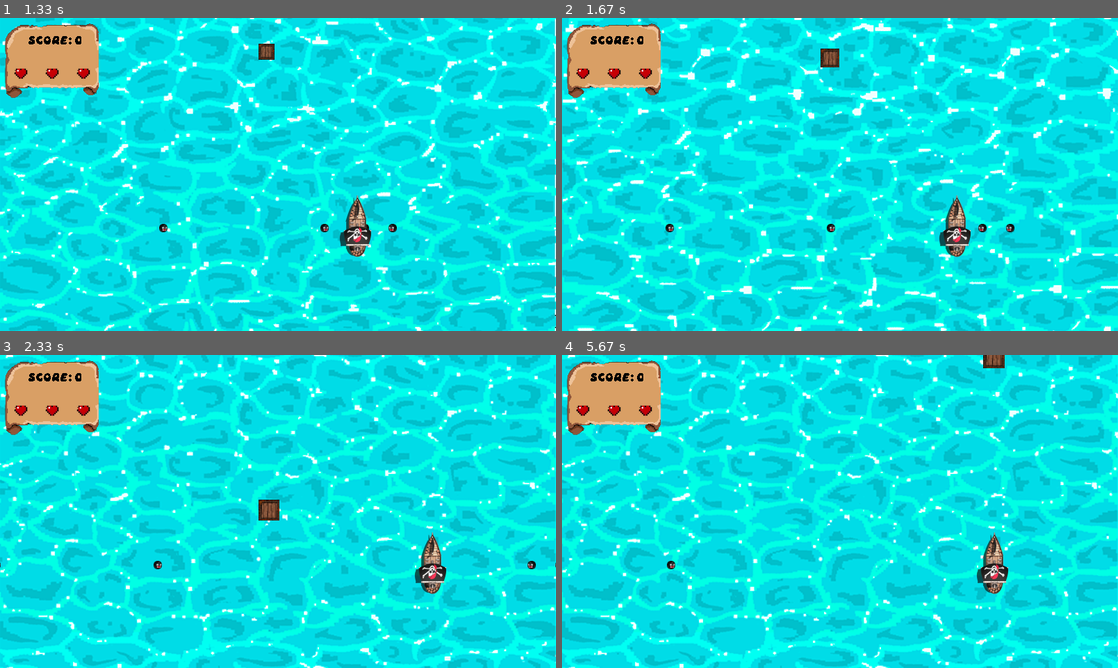
Above: before the commit, frames 1-4 (two rows, left to right).
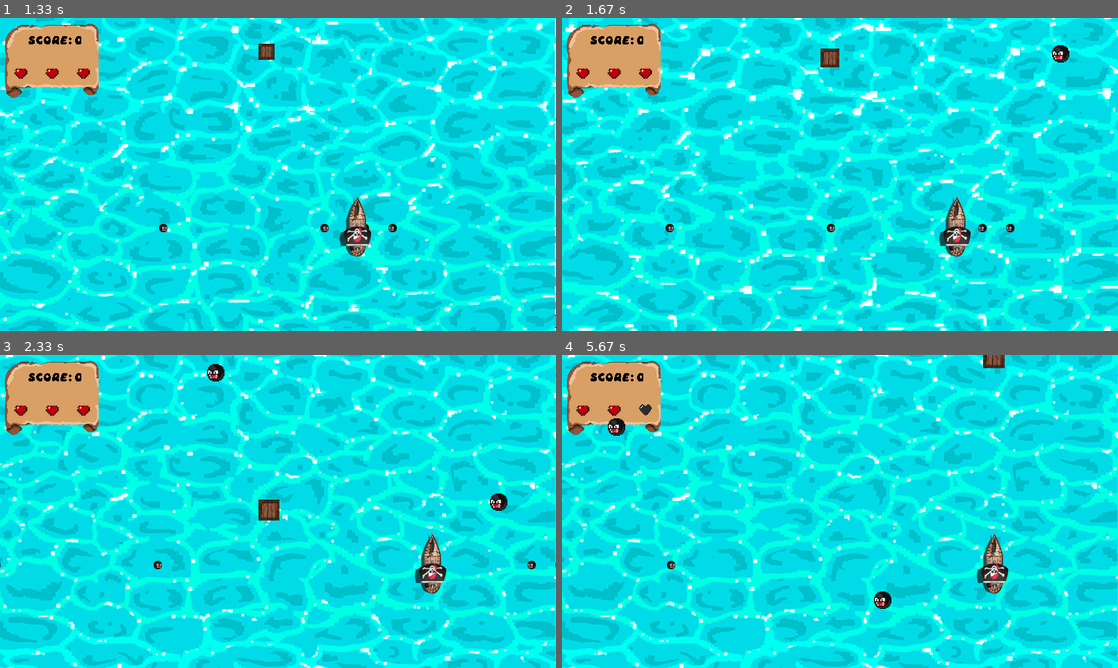
Above: after the commit, the same moments.

Repository: TheSirDylan/Pygames
Game: pygame game, started from sea_scape/app.py
The game is run twice, just before and just after one commit, with the same random seed, the same clock (stepped at 60 frames per second) and the same inputs.
Inputs:
- Up to frame 1 (1.33 s): tap Space at 0.33, 1.23 s; hold Space 0.67-1.13 s; hold Right 0.67-1.13 s; hold Right from 1.17 s (still down)
- Up to frame 2 (1.67 s): tap Space at 1.53 s; release Right at 1.63 s
- Up to frame 3 (2.33 s): hold Right 1.67-2.13 s; tap Space at 1.73, 2.03, 2.23 s; hold Left from 2.17 s (still down)
- Up to frame 4 (5.67 s): tap Space at 2.53, 2.8, 3.1, 3.23, 3.53, 3.9, 4.2, 4.4, 4.7, 4.9, 5.2, 5.4 s; release Left at 2.7 s; hold Left 2.73-3.13 s; hold Right 3.17-3.8 s; hold Left 3.83-4.3 s; hold Right 4.33-4.8 s; hold Right 4.83-5.3 s; hold Left from 5.33 s (still down)

Frame 1 is identical in both runs. In frame 2, 0.1% of the frame differs, in the area x 88-92%, y 8-15%; in frame 3, 0.3%; in frame 4, 0.4%, in the area x 8-60%, y 15-82%.

Commit message:
Game Pixel perfect collision, added SQLite database, connected it, and post top ten high scores Game finished

Diff:
--- a/sea_scape/app.py
+++ b/sea_scape/app.py
@@ -1,7 +1,21 @@
 import pygame
+import string
 from random import randint
 import sqlite3
 
+conn = sqlite3.connect('highscore.db')
+c = conn.cursor()
+
+c.execute('''
+          CREATE TABLE IF NOT EXISTS highscore(
+            [name] TEXT,
+            [score] INTEGER
+          );
+          ''')
+
+letters = list((string.ascii_uppercase))
+letters.append(' ')
+conn.commit()
 ocean= [6,5,4,3,2,1,0,-1,-2,-1,0,1,2,3,4]
 crate_loop = 0
 k_list_loop = 0
@@ -11,9 +25,14 @@
 dif = 0
 game_active = False
 start_time = 0
+score_check = 3
+score_check_run = True
+alpha_num_list = [26,26,26]
+click = True
 
 # initializing pygame
 pygame.init()
+
 #Set pygame display size + Font
 screen = pygame.display.set_mode((800, 450))
 pygame.display.set_caption("The Game of Games")
@@ -21,8 +40,48 @@
 test_font = pygame.font.Font('font/Daydream_3/Daydream.ttf', 10)
 small_font = pygame.font.Font(None, 25)
 label_font = pygame.font.Font('font/Daydream_3/Daydream.ttf', 15)
+score_font = pygame.font.Font('font/Daydream_3/Daydream.ttf', 40)
 bg_music = pygame.mixer.Sound('audio/New Project.mp3')
 bg_music.play(loops = -1)
+
+#SCORE BOARD SCREEN
+
+
+letter_1_surf = score_font.render(f"{letters[alpha_num_list[0]]}", True, 'Black' )
+letter_2_surf = score_font.render(f"{letters[alpha_num_list[1]]}", True, 'Black' )
+letter_3_surf = score_font.render(f"{letters[alpha_num_list[2]]}", False, 'Black' )
+
+highscore_surf = label_font.render(f"Highscore!", True, 'Black' )
+directions_surf = small_font.render(f"Select yer intials", True, 'Black' )
+select_surf = pygame.Surface((1,1))
+select_mask = pygame.mask.from_surface(select_surf)
+
+    #FIRST LETTER SELECTOR
+c1_surf = pygame.image.load('graphics/bg/Triangle.png').convert_alpha()
+c1_rect = c1_surf.get_rect(midbottom = (295, 125))
+c1_mask = pygame.mask.from_surface(c1_surf)
+
+rc1_surf = pygame.transform.flip(c1_surf, False, True).convert_alpha()
+rc1_rect = rc1_surf.get_rect(midtop = (295, 190))
+rc1_mask = pygame.mask.from_surface(rc1_surf)
+
+    #SECOND LETTER SELECTOR
+c2_surf = pygame.image.load('graphics/bg/Triangle.png').convert_alpha()
+c2_rect = c2_surf.get_rect(midbottom = (395, 125))
+c2_mask = pygame.mask.from_surface(c2_surf)
+
+rc2_surf = pygame.transform.flip(c2_surf, False, True).convert_alpha()
+rc2_rect = rc2_surf.get_rect(midtop = (395, 190))
+rc2_mask = pygame.mask.from_surface(rc2_surf)
+
+    #THIRD LETTER SELECTOR
+c3_surf = pygame.image.load('graphics/bg/Triangle.png').convert_alpha()
+c3_rect = c3_surf.get_rect(midbottom = (495, 125))
+c3_mask = pygame.mask.from_surface(c3_surf)
+
+rc3_surf = pygame.transform.flip(c3_surf, False, True).convert_alpha()
+rc3_rect = rc3_surf.get_rect(midtop = (495, 190))
+rc3_mask = pygame.mask.from_surface(rc3_surf)
 
 #Game Over/ New Game Screen
 game_over_surf = pygame.image.load('graphics/bg/gameover.png').convert_alpha()
@@ -40,6 +99,7 @@
 #Ship image and rect
 ship_surf = pygame.image.load('graphics/ship/pship.png').convert_alpha()
 ship_rect = ship_surf.get_rect(midbottom = (400, 350))
+ship_mask = pygame.mask.from_surface(ship_surf)
 cannon_sound = kd_sound = bg_music = pygame.mixer.Sound('audio/cannon.wav')
 hitboat_sound = kd_sound = bg_music = pygame.mixer.Sound('audio/hitboat.wav')
 
@@ -54,12 +114,14 @@
 #crate image and rect
 crate_surf = pygame.image.load('graphics/help/crate.png').convert_alpha()
 crate_rect = crate_surf.get_rect(midbottom = (randint(25,775), -50))
+crate_mask = pygame.mask.from_surface(crate_surf)
 crate_sound = pygame.mixer.Sound('audio/powerUp.wav')
 
 
 #enemy images and rects
 cb_surf = pygame.image.load('graphics/enemy/cb.png').convert_alpha()
 cb_rect = cb_surf.get_rect(midbottom = (400, 500))
+cb_mask = pygame.mask.from_surface(cb_surf)
 
 kraken_0 = pygame.image.load('graphics/enemy/k1.tiff').convert_alpha()
 kraken_1 = pygame.image.load('graphics/enemy/k2.tiff').convert_alpha()
@@ -68,6 +130,7 @@
 
 k_surf = k[k_index]
 k_rect = k_surf.get_rect(midbottom = (700, 375))
+k_mask = pygame.mask.from_surface(k_surf)
 
 rk_surf = pygame.transform.flip(k_surf, True, False)
 rk_rect = rk_surf.get_rect(midbottom = (100, 375))
@@ -76,11 +139,12 @@
 
 #enemy logic
 enemy_timer = pygame.USEREVENT + 1
-pygame.time.set_timer(enemy_timer, 1500)
+pygame.time.set_timer(enemy_timer, 1000)
 ct = int((pygame.time.get_ticks() - start_time)/ 1000)
 
 
 cb_rect_list = []
+cb_mask_list =[]
 k_rect_list = []
 p_rect_list = []
 
@@ -88,13 +152,14 @@
     global health
     ct = int((pygame.time.get_ticks() - start_time)/ 1000)
     if cb_list:
-        for cb_rect in cb_list:
-            cb_rect.y += 4
-            screen.blit(cb_surf, cb_rect)
-            if ship_rect.colliderect(cb_rect):
+        for cb in cb_list:
+            cb.y += 4
+            cb_mask = pygame.mask.from_surface(cb_surf)
+            screen.blit(cb_surf, cb)
+            if ship_mask.overlap(cb_mask, (cb.x - ship_rect.x, cb.y - ship_rect.y)):
+                cb_list.remove(cb)
                 health -= 1
                 hitboat_sound.play(loops = 0)
-        cb_list = [cb for cb in cb_list if ship_rect.colliderect(cb) == False]
         cb_list = [cb for cb in cb_list if cb.y < 500]
         return cb_list
 
@@ -167,7 +232,7 @@
 def scored():
     global score
     score_text_surf = test_font.render(f'Score: {score}', False, 'Black' )
-    if ship_rect.colliderect(crate_rect):
+    if ship_mask.overlap(crate_mask, (crate_rect.x - ship_rect.x, crate_rect.y - ship_rect.y)):
             score += 5
             crate_sound.play(loops = 0)
             crate_rect.y = 500
@@ -190,6 +255,149 @@
         bg_index = 0
     bgd = bg[int(bg_index)]
 
+
+def scoreboard():
+    global score
+    global score_check
+    global score_check_run
+    global alpha_num_list
+    score_check_run == False
+    pos = pygame.mouse.get_pos()
+    global click
+    global minscore
+    if score_check_run == False and score_check == 3:
+        score_check = 0
+        minscore = list(c.execute('''
+        SELECT MIN(score) FROM highscore
+        ;'''))
+        minscore = minscore[0][0]
+
+    if score_check == 0:
+        results = len(list(conn.execute('''
+            SELECT * FROM highscore
+        ;''')))
+        if (score > 0 and results < 10) or (results == 10 and minscore < score):
+            for i in range(3):
+                if alpha_num_list[i] < 0:
+                    alpha_num_list[i] = 26
+                if alpha_num_list[i] > 26:
+                    alpha_num_list[i] = 0
+            screen.blit(select_surf, pos)
+            screen.blit(game_over_surf, go_rect)
+            screen.blit(highscore_surf, (320, 50))
+            screen.blit(directions_surf, (320, 75))
+            screen.blit(c1_surf, c1_rect)
+            screen.blit(rc1_surf, rc1_rect)
+            screen.blit(c2_surf, c2_rect)
+            screen.blit(rc2_surf, rc2_rect)
+            screen.blit(c3_surf, c3_rect)
+            screen.blit(rc3_surf, rc3_rect)
+            letter_1_surf = score_font.render(f"{letters[alpha_num_list[0]]}", True, 'Black' )
+            letter_2_surf = score_font.render(f"{letters[alpha_num_list[1]]}", True, 'Black' )
+            letter_3_surf = score_font.render(f"{letters[alpha_num_list[2]]}", False, 'Black' )
+            screen.blit(letter_1_surf, (275,130))
+            screen.blit(letter_2_surf, (375,130))
+            screen.blit(letter_3_surf, (475,130))
+            enter_surf = label_font.render(f"Return to finish", True, 'Black' )
+            screen.blit(enter_surf, (290, 225))
+
+            #FIRST LETTER
+            if c1_mask.overlap(select_mask, (pos[0]- c1_rect.x, pos[1]- c1_rect.y)) and event.type == pygame.MOUSEBUTTONDOWN and click == True:
+                alpha_num_list[0] += 1
+                click = False
+            if event.type == pygame.MOUSEBUTTONUP and click == False:
+                click = True
+            if rc1_mask.overlap(select_mask, (pos[0]- rc1_rect.x, pos[1]- rc1_rect.y)) and event.type == pygame.MOUSEBUTTONDOWN and click == True:
+                alpha_num_list[0] -= 1
+                click = False
+            if event.type == pygame.MOUSEBUTTONUP and click == False:
+                click = True
+
+            #SECOND LETTER
+
+            if c2_mask.overlap(select_mask, (pos[0]- c2_rect.x, pos[1]- c2_rect.y)) and event.type == pygame.MOUSEBUTTONDOWN and click == True:
+                alpha_num_list[1] += 1
+                click = False
+            if event.type == pygame.MOUSEBUTTONUP and click == False:
+                click = True
+            if rc2_mask.overlap(select_mask, (pos[0]- rc2_rect.x, pos[1]- rc2_rect.y)) and event.type == pygame.MOUSEBUTTONDOWN and click == True:
+                alpha_num_list[1] -= 1
+                click = False
+            if event.type == pygame.MOUSEBUTTONUP and click == False:
+                click = True
+
+            #THIRD LETTER
+
+            if c3_mask.overlap(select_mask, (pos[0]- c3_rect.x, pos[1]- c3_rect.y)) and event.type == pygame.MOUSEBUTTONDOWN and click == True:
+                alpha_num_list[2] += 1
+                click = False
+            if event.type == pygame.MOUSEBUTTONUP and click == False:
+                click = True
+            if rc3_mask.overlap(select_mask, (pos[0]- rc3_rect.x, pos[1]- rc3_rect.y)) and event.type == pygame.MOUSEBUTTONDOWN and click == True:
+                alpha_num_list[2] -= 1
+                click = False
+            if event.type == pygame.MOUSEBUTTONUP and click == False:
+                click = True
+
+            if user_input[pygame.K_RETURN]:
+                    score_check = 1
+        else:
+            score_check = 2
+    if score_check == 1:
+        initials = (letters[alpha_num_list[0]] + letters[alpha_num_list[1]] + letters[alpha_num_list[2]])
+
+        if score > 0 and results < 10:
+            c.execute(f'''
+                INSERT into highscore (name, score) VALUES ("{initials}" , {score});
+            ''')
+            score_check = 2
+            conn.commit()
+        if results == 10 and minscore < score:
+            c.execute(f'''
+                INSERT into highscore (name, score) VALUES ("{initials}" , {score});
+            ''')
+            c.executescript('''
+            DELETE FROM highscore WHERE score = (SELECT MIN(score) FROM highscore)
+            ;''')
+            score_check = 2
+            conn.commit()
+    if score_check == 2:
+        bgame_over_surf = pygame.transform.rotate(game_over_surf, 90)
+        screen.blit(bgame_over_surf, (265, 20))
+        screen.blit(highscore_surf, (330, 65))
+        enter_surf = label_font.render(f"Space to finish", True, 'Black' )
+        screen.blit(enter_surf, (315, 350))
+        data = list(c.execute('''
+        SELECT * FROM highscore ORDER BY score DESC
+        ;'''))
+        y = 100
+        for i in range(10):
+            try:
+                if (i+1) < 10:
+                    high_line_surf = small_font.render(f"({i+1}) {data[i][0]} ...................... ", False, 'Black' )
+                elif (i+1) == 10:
+                    high_line_surf = small_font.render(f"({i+1}) {data[i][0]} ..................... ", False, 'Black' )
+                score_line_surf = small_font.render(f"{data[i][1]}", False, 'Black' )
+                screen.blit(score_line_surf, (500, y))
+                screen.blit(high_line_surf, (310, y))
+                y += 25
+            except IndexError:
+                if (i+1) < 10:
+                    high_line_surf = small_font.render(f"({i+1}) .................................", False, 'Black' )
+                elif (i+1) == 10:
+                     high_line_surf = small_font.render(f"({i+1}) ...............................", False, 'Black' )
+                screen.blit(high_line_surf, (310, y))
+                y += 25
+
+
+
+
+
+
+        if user_input[pygame.K_SPACE]:
+            score_check = 3
+    if score_check_run == False and score_check == 3:
+        score_check_run = True
 
 
 running = True
@@ -207,10 +415,7 @@
                         p_rect_list.append(p_surf.get_rect(center = ((ship_rect.centerx+5), ship_rect.centery)))
                         p_rect_list.append(rp_surf.get_rect(center = ((ship_rect.centerx-5), ship_rect.centery)))
             if event.type == enemy_timer:
-                    print(ct)
                     if ct % 15 == 0:
-                        print(ct)
-                        print(dif)
                         dif += 1
                     for i in range(dif):
                         cb_rect_list.append(cb_surf.get_rect(midbottom = (randint(25, 775), randint(-200, -30))))
@@ -226,20 +431,22 @@
             #game start
             if event.type == pygame.KEYDOWN:
                 if event.key == pygame.K_SPACE:
-                    game_active = True
-                    health = 3
-                    score = 0
-                    dif = 0
-                    k_rect_list = []
-                    cb_rect_list = []
-                    crate_rect.y = 500
-                    start_time = pygame.time.get_ticks()
+                    if score_check == 3:
+                        game_active = True
+                        health = 3
+                        score = 0
+                        dif = 0
+                        k_rect_list = []
+                        cb_rect_list = []
+                        crate_rect.y = 500
+                        score_check_run = False
+                        start_time = pygame.time.get_ticks()
     ct = int((pygame.time.get_ticks() - start_time)/ 1000)
     user_input = pygame.key.get_pressed()
     if user_input[pygame.K_LEFT] and ship_rect.x >= -25:
         ship_rect.x -= 3
     if user_input[pygame.K_RIGHT] and ship_rect.x <= 725:
-                ship_rect.x += 3
+        ship_rect.x += 3
     bg_animation()
     screen.blit(bgd,(0,0))
     screen.blit(score_surf,(0,0))
@@ -260,7 +467,6 @@
             screen.blit(emp_hp_surf, (110,70))
         else:
              game_active = False
-             cb_rect.y = -50
              crate_rect.y =-50
         cb_rect_list = cb_movement(cb_rect_list)
         k_rect_list = k_movement(k_rect_list)
@@ -288,21 +494,24 @@
         #ship collides with crate
         scored()
     else:
-        screen.blit(game_over_surf, go_rect)
-        screen.blit(greet_text_surf, (320, 50))
-        screen.blit(line1_surf, (250, 75))
-        screen.blit(line2_surf, (250, 95))
-        screen.blit(line3_surf, (250, 115))
-        screen.blit(line4_surf, (250, 135))
-        screen.blit(line5_surf, (250, 155))
-        screen.blit(line6_surf, (250, 175))
-        screen.blit(line7_surf, (250, 195))
-        screen.blit(line8_surf, (290, 220))
-        screen.blit(k_surf, k_rect)
-        screen.blit(rk_surf, rk_rect)
-        screen.blit(ship_surf, ship_rect)
+        scoreboard()
+        if score_check == 3:
+            screen.blit(game_over_surf, go_rect)
+            screen.blit(greet_text_surf, (320, 50))
+            screen.blit(line1_surf, (250, 75))
+            screen.blit(line2_surf, (250, 95))
+            screen.blit(line3_surf, (250, 115))
+            screen.blit(line4_surf, (250, 135))
+            screen.blit(line5_surf, (250, 155))
+            screen.blit(line6_surf, (250, 175))
+            screen.blit(line7_surf, (250, 195))
+            screen.blit(line8_surf, (290, 220))
+            screen.blit(k_surf, k_rect)
+            screen.blit(rk_surf, rk_rect)
+            screen.blit(ship_surf, ship_rect)
 
     pygame.display.update()
     clock.tick(60)
 
 pygame.quit()
+conn.close()
Binary file added: sea_scape/graphics/bg/Triangle.png
Binary file added: sea_scape/highscore.db
